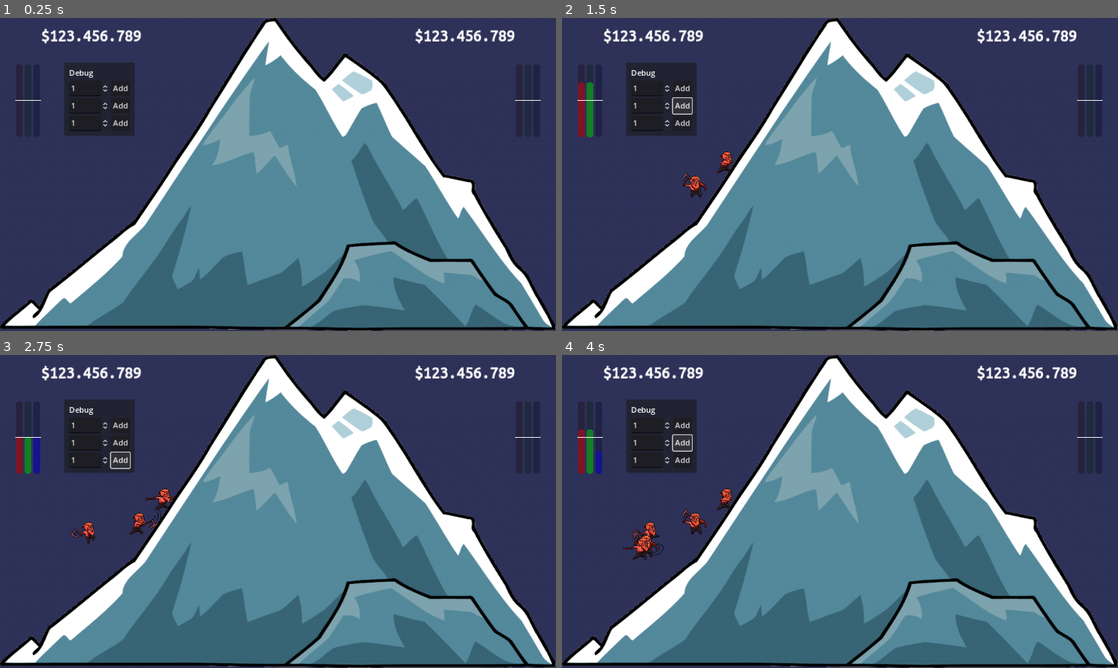
Above: before the commit, frames 1-4 (two rows, left to right).
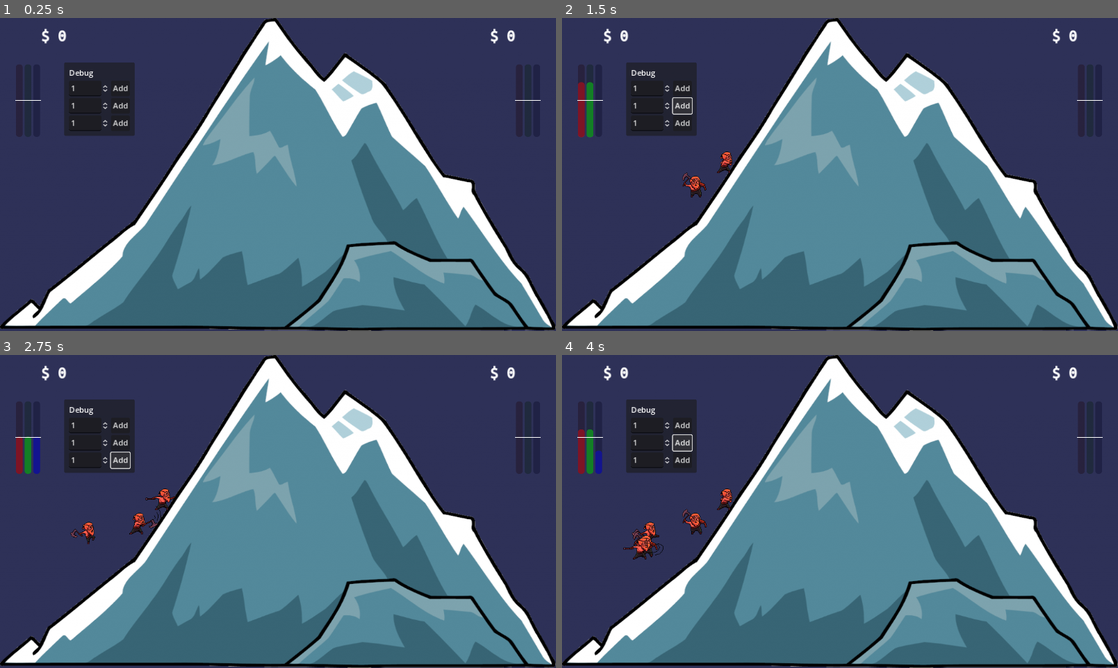
Above: after the commit, the same moments.

Repository: kwint/nfc-card-game
Game: Godot game, scene res://Scenes/Dashboard.tscn
The game is run twice, just before and just after one commit, with the same random seed, the same clock (stepped at 60 frames per second) and the same inputs.
Inputs:
- Up to frame 1 (0.25 s): no input
- Up to frame 2 (1.5 s): click "Add" at 0.5 s; click "Add" at 1.25 s
- Up to frame 3 (2.75 s): click "Add" at 2 s
- Up to frame 4 (4 s): click "Add" at 2.75 s; click "Add" at 3.5 s

The runs differ from the first frame. In frame 1, 0.7% of the frame differs, in the area x 9-93%, y 3-9%; in frame 2, 0.7%; in frame 3, 0.7%; in frame 4, 0.7%.
Error in both runs: Invalid type in function 'process_stats' in base 'Node (GameController.gd)'. Cannot convert argument 1 from Nil to Dictionary. (res://Scripts/GameController.gd…

Commit message:
Render money from stats API

Diff:
--- a/dashboard/Scenes/Dashboard.tscn
+++ b/dashboard/Scenes/Dashboard.tscn
@@ -1,9 +1,10 @@
-[gd_scene load_steps=9 format=3 uid="uid://ca1ddejybbu0g"]
+[gd_scene load_steps=10 format=3 uid="uid://ca1ddejybbu0g"]
 
 [ext_resource type="Texture2D" uid="uid://spx3oh7upq1v" path="res://Sprites/mountain.png" id="1_tusvk"]
 [ext_resource type="Script" path="res://Scripts/GameController.gd" id="1_y0gn5"]
 [ext_resource type="Theme" uid="uid://n2sj11gmuqmo" path="res://Themes/Money font.tres" id="2_1f4xi"]
 [ext_resource type="Script" path="res://Scripts/MinerGrid.gd" id="3_gpr4m"]
+[ext_resource type="Script" path="res://Scripts/MoneyDisplay.gd" id="3_o437a"]
 [ext_resource type="PackedScene" uid="uid://c223vha4r3wq7" path="res://Scenes/BalanceGauge.tscn" id="3_oc27c"]
 [ext_resource type="Script" path="res://Scripts/Debug/Panel.gd" id="5_c15vj"]
 [ext_resource type="Script" path="res://Scripts/Debug/AddMiners.gd" id="6_gq5dx"]
@@ -75,14 +76,15 @@
 border_color = Color(0, 100, 0, 1)
 border_width = 2.0
 
-[node name="MoneyLeft" type="MarginContainer" parent="Viewport"]
+[node name="MoneyTeam1" type="MarginContainer" parent="Viewport"]
 layout_mode = 1
 offset_right = 121.0
 offset_bottom = 43.0
 theme_override_constants/margin_left = 85
 theme_override_constants/margin_top = 20
+script = ExtResource("3_o437a")
 
-[node name="Label" type="Label" parent="Viewport/MoneyLeft"]
+[node name="Label" type="Label" parent="Viewport/MoneyTeam1"]
 layout_mode = 2
 size_flags_horizontal = 0
 size_flags_vertical = 0
@@ -90,7 +92,7 @@
 theme_override_styles/normal = SubResource("StyleBoxTexture_w6uij")
 text = "$123.456.789"
 
-[node name="MoneyRight" type="MarginContainer" parent="Viewport"]
+[node name="MoneyTeam2" type="MarginContainer" parent="Viewport"]
 layout_mode = 1
 anchors_preset = 1
 anchor_left = 1.0
@@ -100,8 +102,9 @@
 grow_horizontal = 0
 theme_override_constants/margin_top = 20
 theme_override_constants/margin_right = 85
+script = ExtResource("3_o437a")
 
-[node name="Label" type="Label" parent="Viewport/MoneyRight"]
+[node name="Label" type="Label" parent="Viewport/MoneyTeam2"]
 layout_mode = 2
 size_flags_horizontal = 8
 size_flags_vertical = 0
--- a/dashboard/Scripts/GameController.gd
+++ b/dashboard/Scripts/GameController.gd
@@ -7,6 +7,10 @@
 @onready var mines = {
   Global.TeamId.TEAM1: $"../MinersTeam1",
   Global.TeamId.TEAM2: $"../MinersTeam2",
+};
+@onready var money = {
+  Global.TeamId.TEAM1: $"../Viewport/MoneyTeam1",
+  Global.TeamId.TEAM2: $"../Viewport/MoneyTeam2",
 };
 @onready var levels = {
   Global.TeamId.TEAM1: $"../Viewport/BalanceGaugeTeam1",
@@ -63,11 +67,14 @@
 
 
 func process_stats_team(team_id: Global.TeamId, team: Dictionary):
+	# Update money display
 	var money = team["money"];
-	var items = team["items"];
+	self.money[team_id].set_money(money);
 
+	# Update miners
 	# TODO: add existing miners in a more efficient way
 	# TODO: derive miner types from global enum
+	var items = team["items"];
 	for i in range(items.size()):
 		var item = items[i];
 		var effective = item["effective"];
--- /dev/null
+++ b/dashboard/Scripts/MoneyDisplay.gd
@@ -0,0 +1,13 @@
+extends MarginContainer
+
+const MONEY_PREFIX: String = "$ ";
+
+@onready var label = $Label;
+
+
+func _ready():
+	self.set_money(0);
+
+
+func set_money(money: int) -> void:
+	self.label.text = MONEY_PREFIX + str(money);
